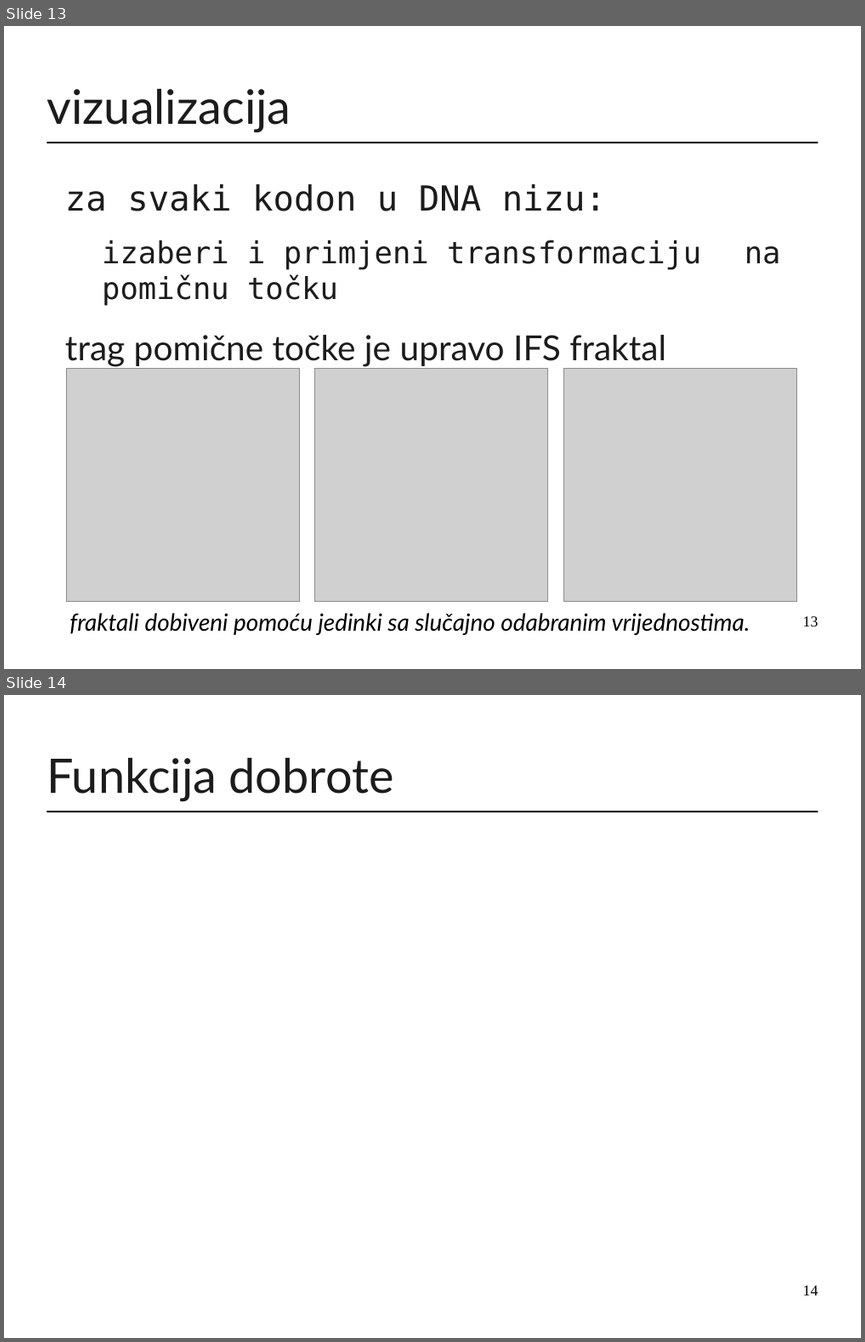
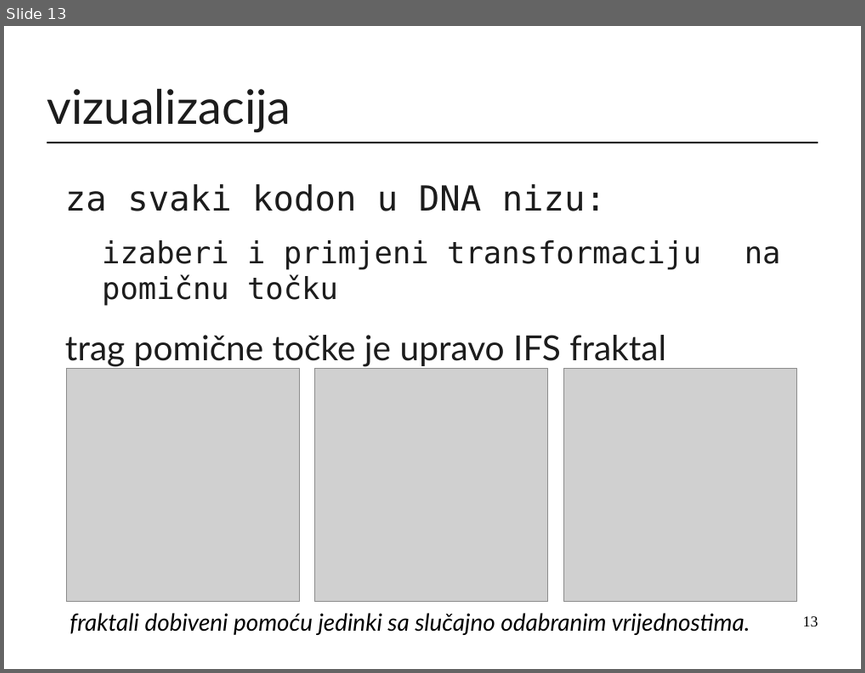
Before and after one commit to mirjamsk/DNAdrivenIFS, a slide deck: CD_bundle/prezentacija.odp. Shown one above the other, each under a label of ours: slides 13 and 14 before the commit, slide 13 after it. The pictures are 865x1342 and 865x673 pixels, drawn with LibreOffice and Linux fonts; fonts in the diff are those of the drawing; grey boxes stand for pictures. Boxes give left, top, right and bottom in pixels: in the first picture for what was removed or moved away, otherwise in the second. Text is boxed around its words. In the diff, an @@ line names an element or a change of style, - is before the commit and + after.

```diff
--- a/CD_bundle/prezentacija.odp
+++ b/CD_bundle/prezentacija.odp
@@ slide 14 removed at (4,695,861,1338), background #FFFFFF; not listed: 1 template element that a slide beside it also shows @@
@@ title removed at (46,758,394,801) @@
-Funkcija dobrote
@@ page number removed at (803,1285,818,1295) @@
-14
```
Also in this commit, not shown: 3 slides added, 1 other file.
